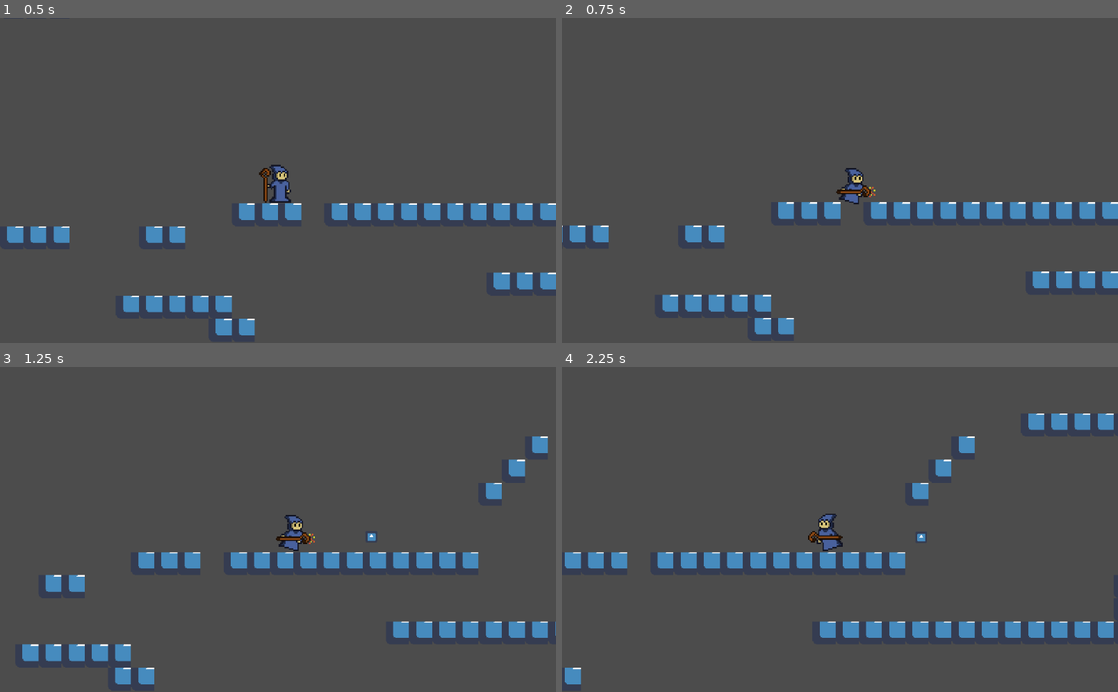
Above: before the commit, frames 1-4 (two rows, left to right).
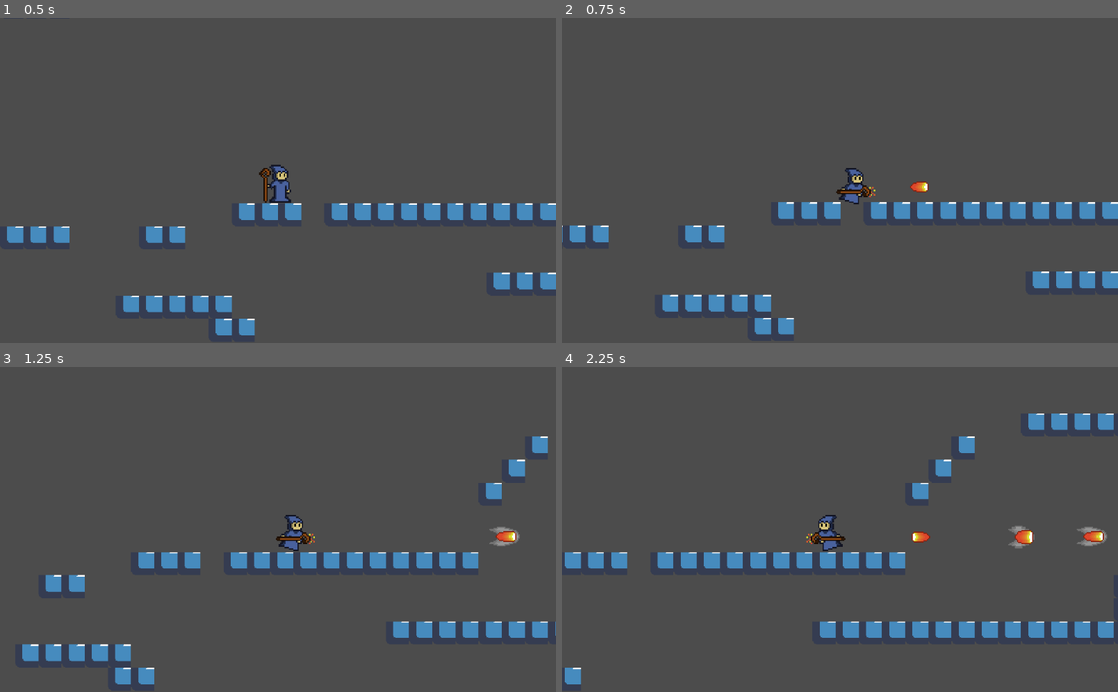
Above: after the commit, the same moments.

Repository: brunoricardosecco/gamejam-utfpr-2k19
Game: Godot game, scene res://scenes/main.tscn
The game is run twice, just before and just after one commit, with the same random seed, the same clock (stepped at 60 frames per second) and the same inputs. The engine's default icon, where the game draws it, is replaced by a stand-in: a white triangle on a blue panel in a dark square.
Inputs:
- Up to frame 1 (0.5 s): no input
- Up to frame 2 (0.75 s): hold Right (ui_right) from 0.53 s (still down); hold Space (ui_select) from 0.53 s (still down)
- Up to frame 3 (1.25 s): keep holding Right (ui_right); keep holding Space (ui_select)
- Up to frame 4 (2.25 s): release Space (ui_select) at 1.28 s; tap Space (ui_select) at 1.35, 1.52, 1.82 s; release Right (ui_right) at 2.03 s; hold Left (ui_left) from 2.03 s (still down); hold Space (ui_select) from 2.03 s (still down)

Frame 1 is identical in both runs. In frame 2, less than 0.1% of the frame differs, in the area x 62-66%, y 50-54%; in frame 3, 0.3%; in frame 4, 0.8%, in the area x 43-98%, y 45-56%.

Commit message:
vigilant's fireball and teleport

Diff:
--- a/prefabs/Player.tscn
+++ b/prefabs/Player.tscn
@@ -23,6 +23,22 @@
 "transitions": PoolRealArray( 1, 1, 1, 1, 1 ),
 "update": 1,
 "values": [ 0, 1, 2, 1, 0 ]
+}
+
+[sub_resource type="Animation" id=7]
+resource_name = "vigilant_idle_shoot"
+length = 0.3
+tracks/0/type = "value"
+tracks/0/path = NodePath("Sprite:frame")
+tracks/0/interp = 1
+tracks/0/loop_wrap = true
+tracks/0/imported = false
+tracks/0/enabled = true
+tracks/0/keys = {
+"times": PoolRealArray( 0, 0.0465212, 0.0948552, 0.143189, 0.188804, 0.236232 ),
+"transitions": PoolRealArray( 1, 1, 1, 1, 1, 1 ),
+"update": 1,
+"values": [ 5, 4, 3, 3, 4, 5 ]
 }
 
 [sub_resource type="Animation" id=3]
@@ -71,7 +87,7 @@
 scale = Vector2( 2, 2 )
 texture = ExtResource( 3 )
 hframes = 12
-frame = 3
+frame = 5
 
 [node name="CollisionShape2D" type="CollisionShape2D" parent="."]
 position = Vector2( -2.78668, 2.36887 )
@@ -85,6 +101,7 @@
 
 [node name="AnimationPlayer" type="AnimationPlayer" parent="."]
 anims/vigilant_idle = SubResource( 5 )
+anims/vigilant_idle_shoot = SubResource( 7 )
 anims/vigilant_walk = SubResource( 3 )
 anims/vigilant_walk_shoot = SubResource( 6 )
 
--- a/scenes/Fireball.tscn
+++ b/scenes/Fireball.tscn
@@ -1,10 +1,43 @@
-[gd_scene load_steps=4 format=2]
+[gd_scene load_steps=6 format=2]
 
 [ext_resource path="res://scripts/Fireball.gd" type="Script" id=1]
-[ext_resource path="res://Assets/icon.png" type="Texture" id=2]
+[ext_resource path="res://Assets/characters/vigilante/fire_projectile.png" type="Texture" id=2]
 
-[sub_resource type="RectangleShape2D" id=2]
-extents = Vector2( 7.8596, 8.13939 )
+[sub_resource type="CapsuleShape2D" id=1]
+radius = 11.6183
+height = 12.4614
+
+[sub_resource type="Animation" id=3]
+resource_name = "fireball_explosion"
+length = 0.3
+tracks/0/type = "value"
+tracks/0/path = NodePath("Sprite:frame")
+tracks/0/interp = 1
+tracks/0/loop_wrap = true
+tracks/0/imported = false
+tracks/0/enabled = true
+tracks/0/keys = {
+"times": PoolRealArray( 0, 0.0555854, 0.109358, 0.158598, 0.209652, 0.261611 ),
+"transitions": PoolRealArray( 1, 1, 1, 1, 1, 1 ),
+"update": 1,
+"values": [ 4, 5, 6, 7, 8, 9 ]
+}
+
+[sub_resource type="Animation" id=2]
+resource_name = "fireball_idle"
+length = 0.7
+tracks/0/type = "value"
+tracks/0/path = NodePath("Sprite:frame")
+tracks/0/interp = 1
+tracks/0/loop_wrap = true
+tracks/0/imported = false
+tracks/0/enabled = true
+tracks/0/keys = {
+"times": PoolRealArray( 0, 0.2, 0.4, 0.6 ),
+"transitions": PoolRealArray( 1, 1, 1, 1 ),
+"update": 1,
+"values": [ 0, 1, 2, 3 ]
+}
 
 [node name="Fireball" type="KinematicBody2D"]
 script = ExtResource( 1 )
@@ -13,14 +46,26 @@
 }
 
 [node name="Sprite" type="Sprite" parent="."]
-scale = Vector2( 0.25, 0.25 )
+scale = Vector2( 1.5, 1.5 )
 texture = ExtResource( 2 )
+hframes = 10
+frame = 9
 
 [node name="Area2D" type="Area2D" parent="."]
 
 [node name="CollisionShape2D2" type="CollisionShape2D" parent="Area2D"]
-shape = SubResource( 2 )
+position = Vector2( 0.365992, 0.0183001 )
+rotation = 1.56275
+shape = SubResource( 1 )
+
+[node name="AnimationPlayer" type="AnimationPlayer" parent="."]
+anims/fireball_explosion = SubResource( 3 )
+anims/fireball_idle = SubResource( 2 )
+
+[node name="Timer" type="Timer" parent="."]
+wait_time = 0.3
 [connection signal="area_entered" from="Area2D" to="." method="_on_Area2D_area_entered"]
 [connection signal="area_shape_entered" from="Area2D" to="." method="_on_Area2D_area_shape_entered"]
 [connection signal="body_entered" from="Area2D" to="." method="_on_Area2D_body_entered"]
 [connection signal="body_shape_entered" from="Area2D" to="." method="_on_Area2D_body_shape_entered"]
+[connection signal="timeout" from="Timer" to="." method="_on_Timer_timeout"]
--- a/scenes/main.tscn
+++ b/scenes/main.tscn
@@ -9,11 +9,6 @@
 position = Vector2( 864, 32 )
 collision_layer = 1
 collision_mask = 0
-dash_speed = 4000
-fireball_delay = 1.0
-fireball_gravity = 5
-fireball_speed = 10
-fireball_angle = 360.0
 
 [node name="plataformas" type="TileMap" parent="."]
 tile_set = ExtResource( 2 )
--- a/scripts/Fireball.gd
+++ b/scripts/Fireball.gd
@@ -7,19 +7,39 @@
 
 #movement
 var _movement = Vector2()
+var _direction
+var collided = false;
 
-func shoot(directional_force, gravity):
+func shoot(directional_force, gravity, direction):
 	_movement = directional_force
-	_gravity = gravity
+	_direction = direction
 	set_physics_process(true)
 
 
 func _physics_process(delta) :
 	_movement.x += delta
-
+	if (_direction == 1):
+		if collided:
+			$AnimationPlayer.play("fireball_explosion")
+		else:
+			$AnimationPlayer.play("fireball_idle")
+	elif (_direction == -1):
+		$Sprite.set_flip_h(true)
+		if collided:
+			$AnimationPlayer.play("fireball_explosion")
+		else:
+			$AnimationPlayer.play("fireball_idle")
 	move_and_collide(_movement)
 
 
 func _on_Area2D_body_entered(body):
+
 	if (body.get_name() != "Vigilante") :
+		collided = true
+		_movement = Vector2(0,0)
+		move_and_collide(_movement)
+		$Timer.start()
+
+
+func _on_Timer_timeout():
 		queue_free()
--- a/scripts/Vigilante.gd
+++ b/scripts/Vigilante.gd
@@ -21,7 +21,7 @@
 
 export (PackedScene) var fireball_scene
 
-export (float) var fireball_delay = 1
+export (float) var fireball_delay = 0.2
 var waited = 0
 
 #fireball spawn
@@ -93,7 +93,7 @@
 		is_walking = true
 		walking_right = true
 		$Sprite.set_flip_h(true)
-		if Input.is_action_pressed("ui_select"):
+		if (Input.is_action_pressed("ui_select") && shooting == false):
 			$AnimationPlayer.play("vigilant_walk_shoot")
 		else:
 			$AnimationPlayer.play("vigilant_walk")
@@ -101,7 +101,7 @@
 		motion.x = current_speed * direction
 	elif Input.is_action_pressed("ui_left") :
 		$Sprite.set_flip_h(false)
-		if (shooting == true):
+		if (Input.is_action_pressed("ui_select") && shooting == false):
 			$AnimationPlayer.play("vigilant_walk_shoot")
 		else:
 			$AnimationPlayer.play("vigilant_walk")
@@ -110,9 +110,19 @@
 		direction = -1
 		motion.x = current_speed * direction
 	else :
-		$AnimationPlayer.play("vigilant_idle")
-		is_walking = false
-		motion.x = 0
+		if(is_walking == false && Input.is_action_pressed("ui_select") && shooting == false):
+			$AnimationPlayer.play("vigilant_idle_shoot")
+			is_walking = false
+			motion.x = 0
+		else:
+			$AnimationPlayer.play("vigilant_idle")
+			is_walking = false
+			motion.x = 0
+
+
+
+
+
 
 	if is_on_floor() :
 		if Input.is_action_pressed("ui_up") :
@@ -149,5 +159,5 @@
 		fireball.set_global_position(get_node("fireball_right_spawn").get_global_position())
 	elif (direction == -1):
 		fireball.set_global_position(get_node("fireball_left_spawn").get_global_position())
-	fireball.shoot(directional_force, fireball_gravity)
+	fireball.shoot(directional_force, fireball_gravity, direction)
 	get_parent().add_child(fireball)
Not shown: 1 places in prefabs/Player.tscn that only renumber resources
